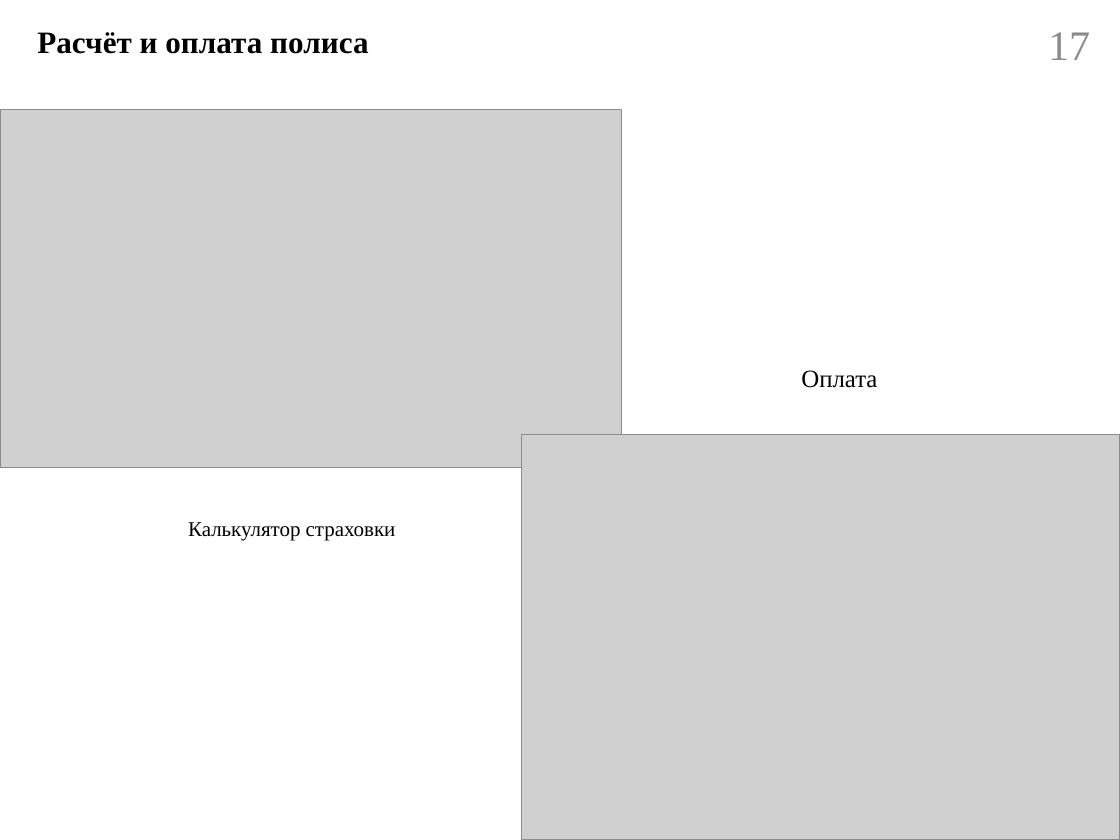
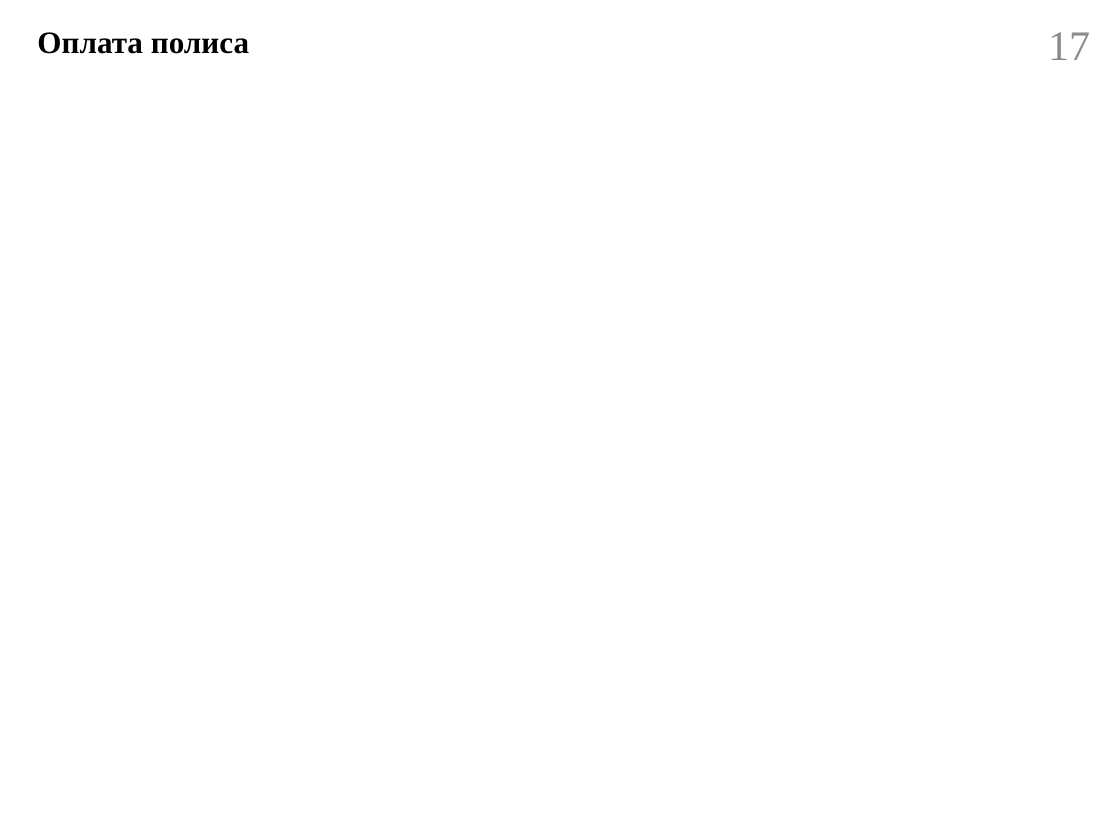
Before and after one commit to Belousov-Kirill-1ISP21/diplom, a slide deck: slide 17 of docs/Презентация.pptx. Drawn at 1120x840 pixels with LibreOffice and Linux fonts; fonts in the diff are those of the drawing; grey boxes stand for pictures; background and template pictures are left out. Boxes give left, top, right and bottom in pixels: in the first picture for what was removed or moved away, otherwise in the second. Text is boxed around its words. In the diff, an @@ line names an element or a change of style, - is before the commit and + after.

```diff
--- a/docs/Презентация.pptx
+++ b/docs/Презентация.pptx
@@ title at box(37, 32, 249, 54): text changed @@
-Расчёт и оплата полиса
+Оплата полиса
@@ picture removed at box(0, 110, 622, 468) @@
@@ text removed at box(801, 370, 877, 388) @@
-Оплата
@@ picture removed at box(522, 435, 1120, 840) @@
@@ text removed at box(188, 522, 396, 541) @@
-Калькулятор страховки
```
Also in this commit, not shown: 11 other slides changed, 2 slides added, 1 slide removed, 14 other files.
